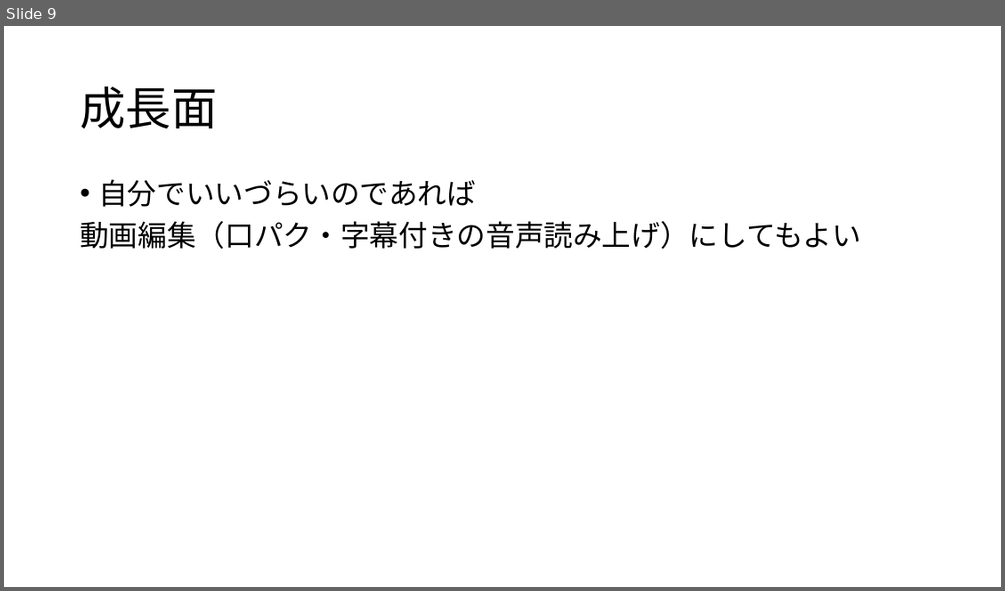
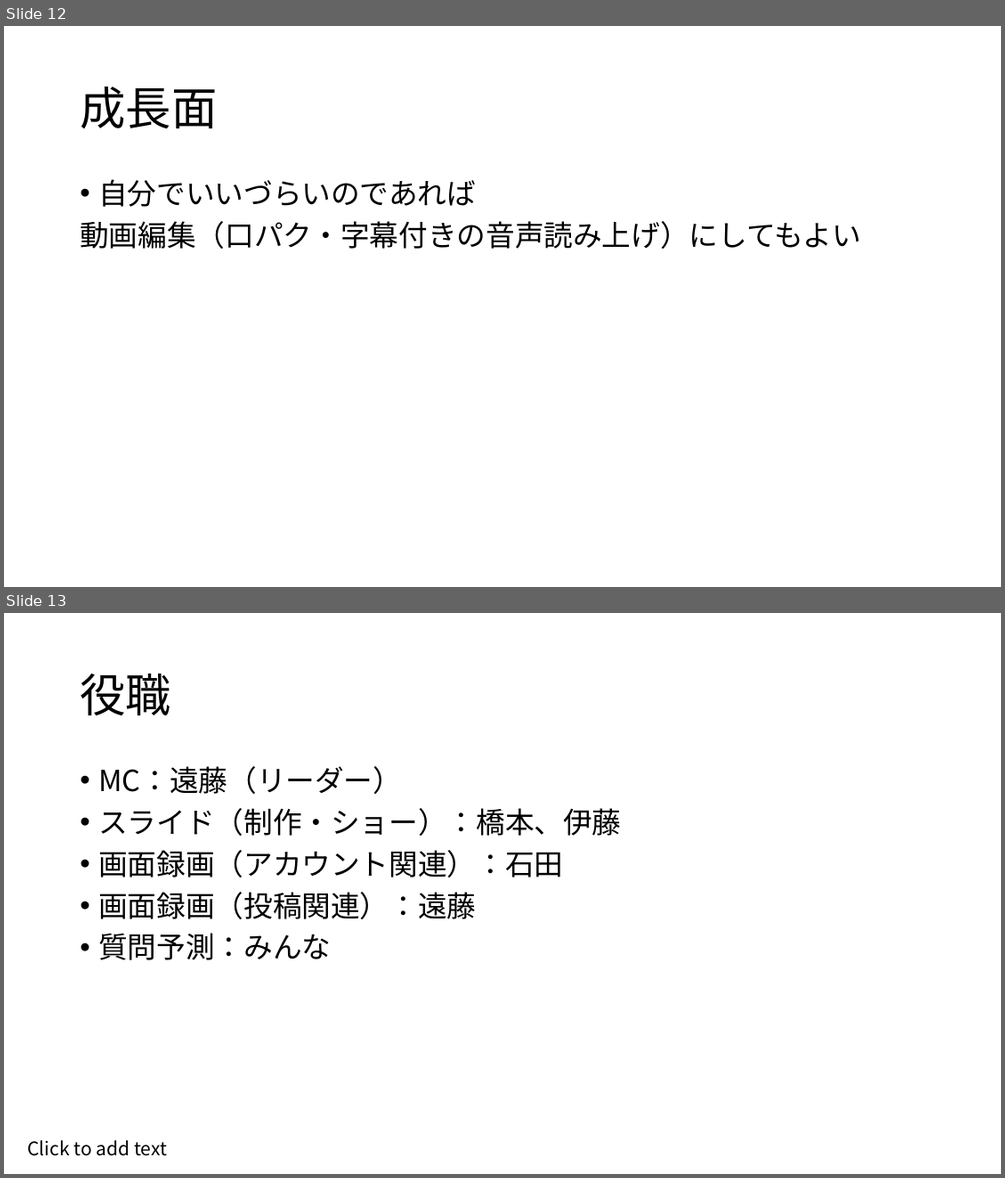
Before and after one commit to dojo2022/B-3, a slide deck: doc/成果発表会プロット.pptx. Shown one above the other, each under a label of ours: slide 9 before the commit, slides 12 and 13 after it. The pictures are 1005x591 and 1005x1178 pixels, drawn with LibreOffice and Linux fonts; fonts in the diff are those of the drawing. Boxes give left, top, right and bottom in pixels: in the first picture for what was removed or moved away, otherwise in the second. Text is boxed around its words. In the diff, an @@ line names an element or a change of style, - is before the commit and + after.

```diff
--- a/doc/成果発表会プロット.pptx
+++ b/doc/成果発表会プロット.pptx
@@ slide 13 added at (4,613,1001,1174), background #FFFFFF @@
@@ title added at (80,674,171,715), 44 pt, text #000000 @@
+役職
@@ text added at (98,766,621,960), 28 pt, text #000000 @@
+• MC：遠藤（リーダー）
+• スライド（制作・ショー）：橋本、伊藤
+• 画面録画（アカウント関連）：石田
+• 画面録画（投稿関連）：遠藤
+• 質問予測：みんな
@@ text added at (27,1140,167,1156), 18 pt, text #000000 @@
+Click to add text
@@ what was slide 9 is now slide 12 @@
```
Also in this commit, not shown: 6 slides changed, 6 other slides added, 2 slides removed, 3 other files.
